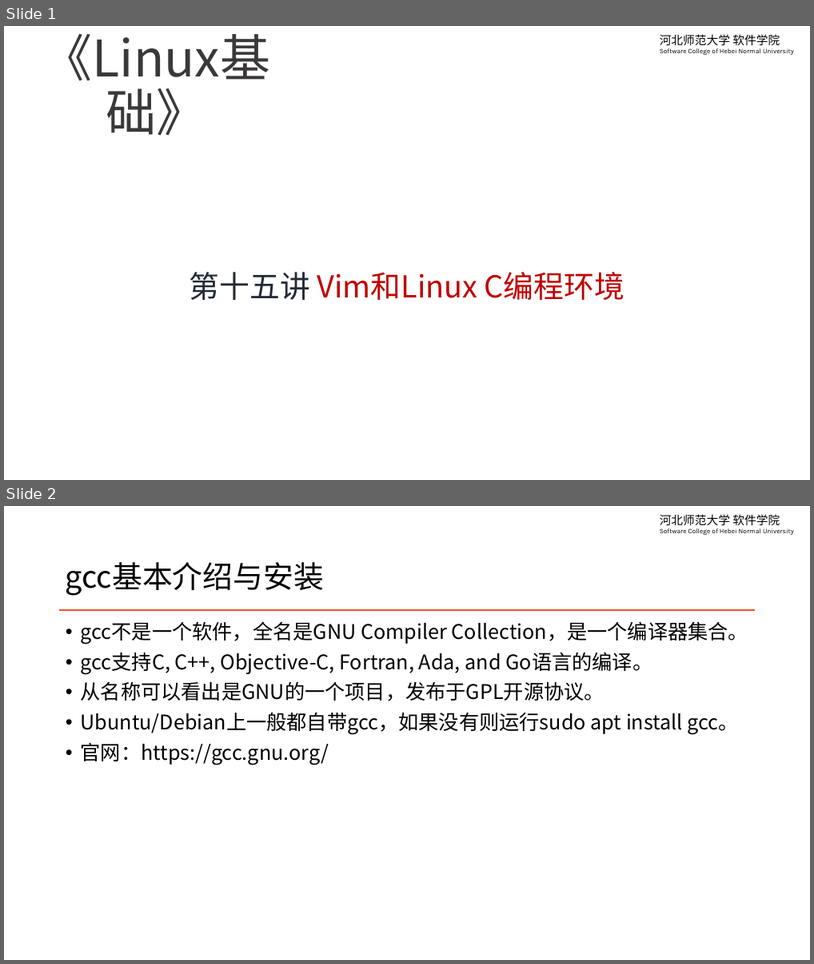
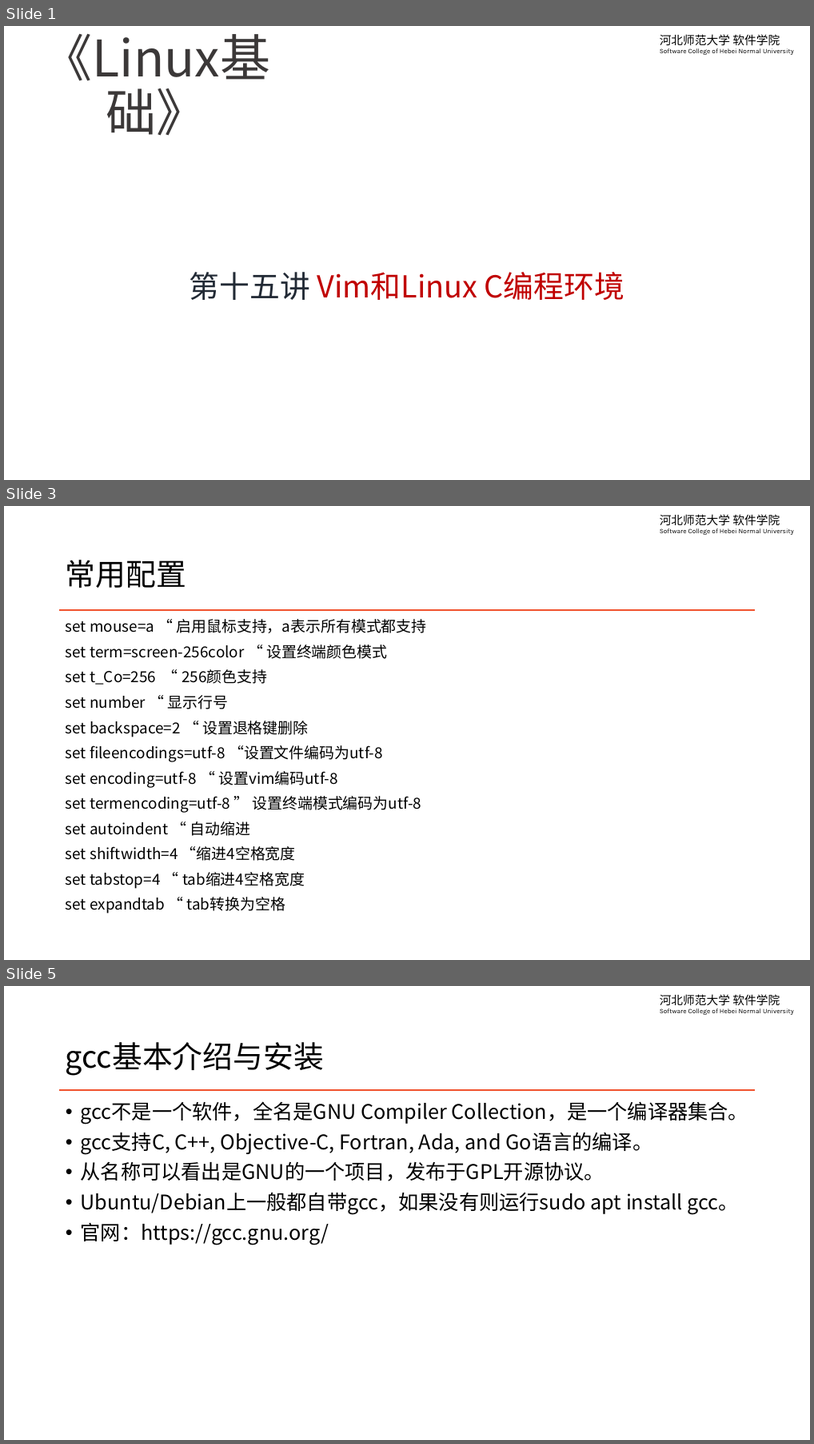
Before and after one commit to edu2act/course-linux-system, a slide deck: materials/slides/ch15-vim-and-linux-c-programming.pptx. Shown one above the other, each under a label of ours: slides 1 and 2 before the commit, slides 1, 3 and 5 after it; the slides between them are not shown. The pictures are 814x964 and 814x1444 pixels, drawn with LibreOffice and Linux fonts; fonts in the diff are those of the drawing; background and template pictures are left out. Boxes give left, top, right and bottom in pixels: in the first picture for what was removed or moved away, otherwise in the second. Text is boxed around its words. In the diff, an @@ line names an element or a change of style, - is before the commit and + after.

Commit message:
update pptx

```diff
--- a/materials/slides/ch15-vim-and-linux-c-programming.pptx
+++ b/materials/slides/ch15-vim-and-linux-c-programming.pptx
@@ slide 3 added at box(4, 506, 810, 960), background #FFFFFF; not listed: 2 template elements that a slide beside it also shows @@
@@ title added at box(66, 560, 186, 588), 36 pt, text #000000 @@
+常用配置
@@ text added at box(66, 619, 427, 913), 18 pt, text #000000 @@
+set mouse=a “ 启用鼠标支持，a表示所有模式都支持
+set term=screen-256color “ 设置终端颜色模式
+set t_Co=256 “ 256颜色支持
+set number “ 显示行号
+set backspace=2 “ 设置退格键删除
+set fileencodings=utf-8 “设置文件编码为utf-8
+set encoding=utf-8 “ 设置vim编码utf-8
+set termencoding=utf-8 ” 设置终端模式编码为utf-8
+set autoindent “ 自动缩进
+set shiftwidth=4 “缩进4空格宽度
+set tabstop=4 “ tab缩进4空格宽度
+set expandtab “ tab转换为空格
@@ what was slide 2 is now slide 5 @@
```
Also in this commit, not shown: 3 slides changed, 2 other slides added, 3 slides removed.
